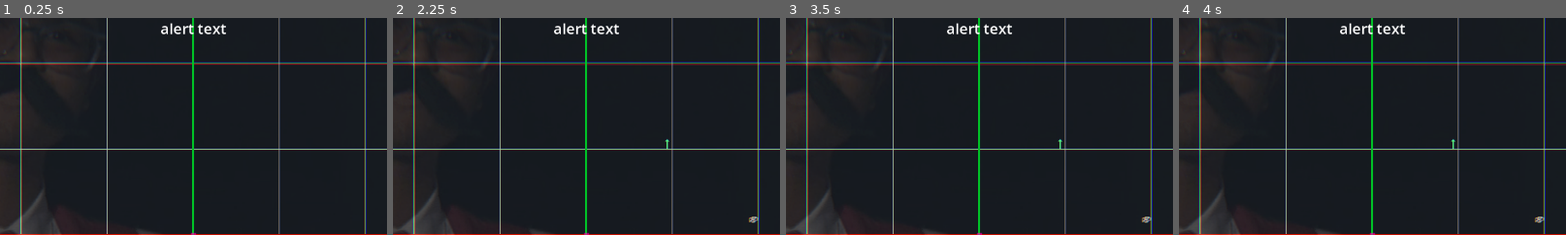
Above: before the commit, frames 1-4 (left to right).
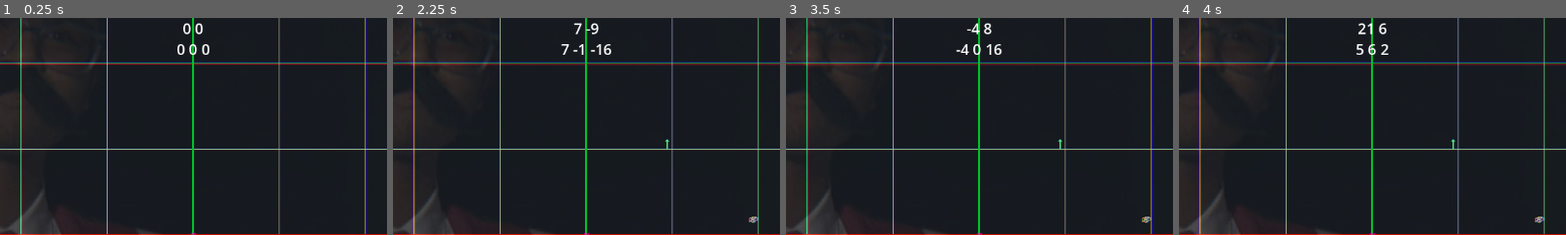
Above: after the commit, the same moments.

Repository: solirides/mechcraft2
Game: Godot game, scene res://scenes/game.tscn
The game is run twice, just before and just after one commit, with the same random seed, the same clock (stepped at 60 frames per second) and the same inputs.
Inputs (mouse positions are % of the whole screen's width and height, from its top left):
- Up to frame 1 (0.25 s): no input
- Up to frame 2 (2.25 s): tap Enter at 0.5, 2 s; move the mouse to (72, 45) at 0.52 s; hold P (resource) 0.53-1.28 s; tap B (tick) at 0.8, 1.35 s; tap Space (pause) at 1.25 s; move the mouse to (30, 55) at 1.27 s; tap P (resource) at 1.55 s; move the mouse to (60, 28) at 2.02 s; press the mouse at (60, 28) at 2.03 s
- Up to frame 3 (3.5 s): tap B (tick) at 2.3 s; tap Space (pause) at 2.75 s; move the mouse to (45, 70) at 2.77 s; release the mouse at (45, 70) at 2.78 s; tap Middle mouse button (middle_click) at 2.85 s; tap P (resource) at 3.05 s
- Up to frame 4 (4 s): tap Enter at 3.5 s; move the mouse to (80, 65) at 3.52 s; hold V (ping) from 3.53 s (still down); tap B (tick) at 3.8 s
The pictures show only the part of the screen within x 25-75%, y 0-50%; the shares and areas given below are measured in that part.

The runs differ from the first frame. In frame 1, 0.7% of the frame differs, in the area x 41-59%, y 2-17%; in frame 2, 0.7%; in frame 3, 0.7%; in frame 4, 0.7%.

Commit message:
even better

Diff:
--- a/scripts/gui.gd
+++ b/scripts/gui.gd
@@ -38,4 +38,4 @@
 	selection_changed.emit(selected_tile, tile_rotation)
 
 func alert(text:String):
-	alert_label.text = text
+	alert_label.text = "[center]" + text
--- a/scripts/tilemap.gd
+++ b/scripts/tilemap.gd
@@ -6,6 +6,10 @@
 @onready var json = get_node("../Json")
 @export var gui:CanvasLayer = null
 @export var debug_dot:Polygon2D = null
+
+var running = false
+var last_tick = 0
+var tps:float = 3
 
 var world_tiles = []
 var world_tiledata = []
@@ -39,17 +43,18 @@
 
 # Called every frame. 'delta' is the elapsed time since the previous frame.
 func _process(delta):
-	#for line in result:
-		#if is_resource_on_conveyor(line):
-			#print("Resource ID 6 is on a conveyor line")
-	pass
-
-#func is_resource_on_conveyor(line):
-	#for coord in line:
-		#var local_coords = global2local(Vector2i(floor(p.x / 16), floor(p.y / 16)))
-		#var index = local2index(Vector2i(local_coords.x, local_coords.y))
-		#if tile == 6:
-			#return true
+	var p = get_global_mouse_position()
+	var gc = Vector2i(floor(p.x / 16), floor(p.y / 16))
+	var lc = global2local(gc)
+	gui.alert(str(gc.x) + " " + str(gc.y) + "\n" + str(lc.x) + " " + str(lc.y) + " " + str(lc.z))
+
+
+func _physics_process(delta):
+	#print(last_tick)
+	last_tick += delta
+	if running == true and last_tick >= (1.0 / tps):
+		last_tick = 0
+		do_positive_net_work_on_the_items_located_on_conveyors_and_similar_tiles_that_facillitate_movement()
 
 func _input(event):
 
@@ -101,6 +106,9 @@
 	if event.is_action_pressed("tick"):
 		print("tick")
 		do_positive_net_work_on_the_items_located_on_conveyors_and_similar_tiles_that_facillitate_movement()
+	if event.is_action_pressed("pause"):
+		running = !running
+
 
 # Detecting conveyor lines:
 #region
@@ -156,13 +164,17 @@
 		split = false
 		tile = n_tile
 		dir =  n_dir
+		print(tile)
 		for b:int in range(4):
 			var facing_gc:Vector2i = tile + sides[(b + dir + 2) % 4]
 			var facing_lc:Vector3i = global2local(facing_gc)
-			print(facing_lc)
-			if not bounds.has_point(Vector2i(facing_lc.x,facing_lc.y)) or used_tiles[facing_lc.x][facing_lc.y] == true:
+			#print(facing_lc)
+			print(facing_gc)
+			if not bounds.has_point(Vector2i(facing_lc.x,facing_lc.y)) or used_tiles[facing_gc.x][facing_gc.y]:
 				# out of bounds
 				print("a")
+				#print(bounds.has_point(Vector2i(facing_lc.x,facing_lc.y)))
+				#print(used_tiles[facing_lc.x][facing_lc.y])
 				continue
 			var c = facing_lc.z
 			var facing_idx = local2index(Vector2i(facing_lc.x,facing_lc.y))
@@ -170,7 +182,7 @@
 			var facing_tile = world_tiles[c][facing_idx]
 
 			match int(world_tiles[c][facing_idx]):
-				1:
+				1: # conveyor
 					if facing_rot == (b + dir) % 4:
 						used_tiles[facing_gc.x][facing_gc.y] = true
 						# create new line
@@ -349,7 +361,7 @@
 
 	world_size = json.json["world_size"]
 	chunk_size = json.json["chunk_size"]
-	bounds = Rect2i(0, 0,world_size * chunk_size, world_size * chunk_size)
+	bounds = Rect2i(0, 0, world_size * chunk_size, world_size * chunk_size)
 
 	chunk_area = pow(chunk_size, 2)
 	world_tiles = load_tiles()
Not shown: 13 places in generated_tileset.tres that only renumber resources
